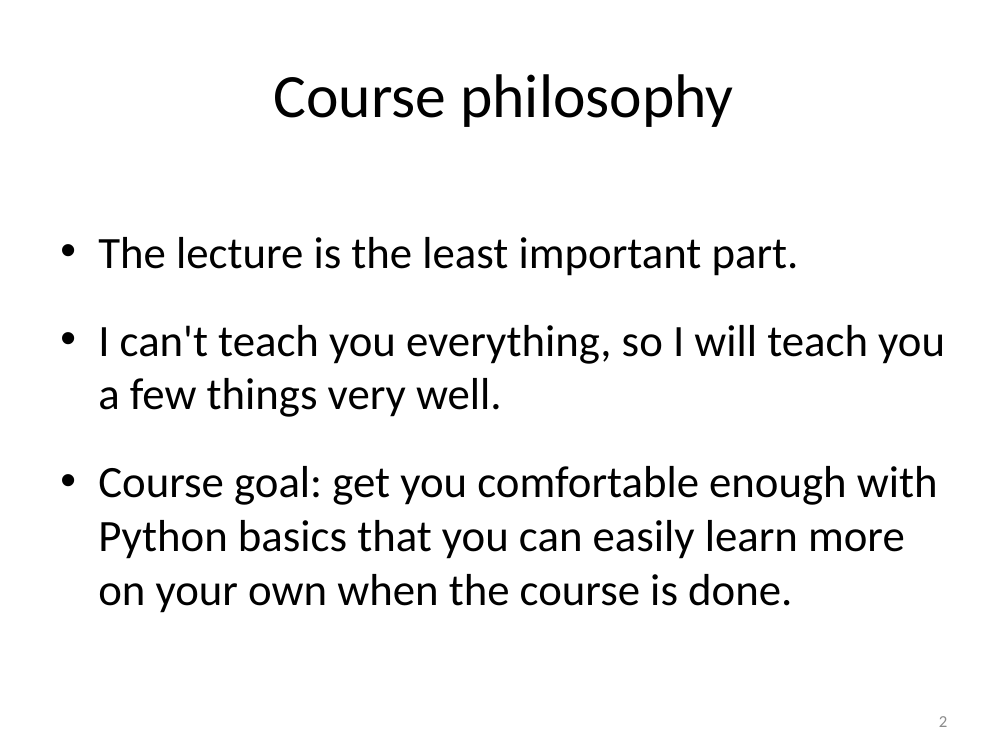
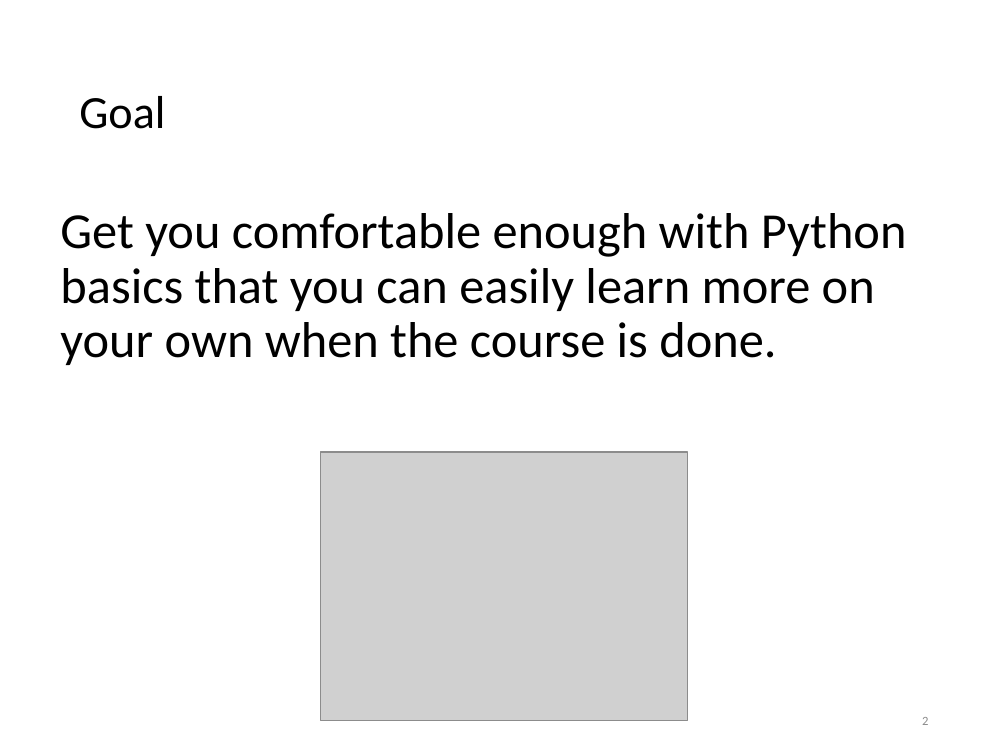
Before and after one commit to PennGCB/python_bootcamp, a slide deck: slide 2 of lab1/py27/lab1_introduction_to_python.pptx. Drawn at 1008x756 pixels with LibreOffice and Linux fonts; fonts in the diff are those of the drawing; grey boxes stand for pictures. Boxes give left, top, right and bottom in pixels: in the first picture for what was removed or moved away, otherwise in the second. Text is boxed around its words. In the diff, an @@ line names an element or a change of style, - is before the commit and + after.

```diff
--- a/lab1/py27/lab1_introduction_to_python.pptx
+++ b/lab1/py27/lab1_introduction_to_python.pptx
@@ title at bbox=[79, 96, 165, 129]: text changed; size 44 to 33 pt @@
-Course philosophy
+Goal
@@ text at bbox=[60, 213, 907, 365]: text changed; size 32 to 36 pt @@
-• The lecture is the least important part.
-• I can't teach you everything, so I will teach you a few things very well.
-• Course goal: get you comfortable enough with Python basics that you can easily learn more on your own when the course is done.
+Get you comfortable enough with Python basics that you can easily learn more on your own when the course is done.
@@ picture added at bbox=[321, 452, 687, 721] @@
@@ page number: place and size @@
-page number at bbox=[939, 716, 947, 727]
+page number at bbox=[922, 717, 928, 725]
@@ page number at bbox=[922, 717, 928, 725]: size 12 to 9 pt @@
```
Also in this commit, not shown: 64 other slides changed, 7 other files.
